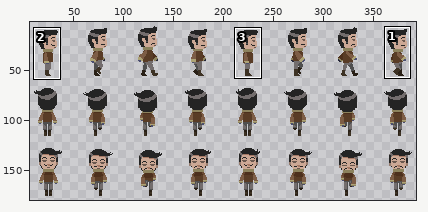
Two versions of one sprite sheet, assets/explorer_walk.png. The first picture is a wide view before the edit; the outline marks the close-up.
Close-up. Before the commit:
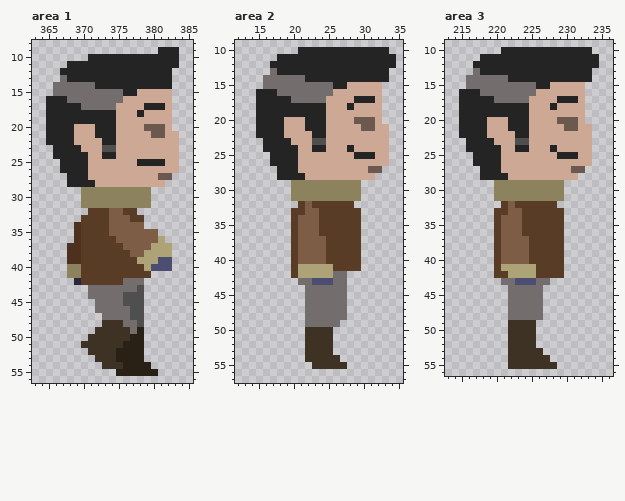
The file is 400x180 pixels. Colours within 5 levels of each other are drawn and written as one. Shown: area 1: x 363..385, y 8..56; area 2: x 12..35, y 9..57; area 3: x 213..236, y 9..56. The wide view leaves out empty margins. The commit also changed other parts of the picture, which this record leaves out.
After the commit:
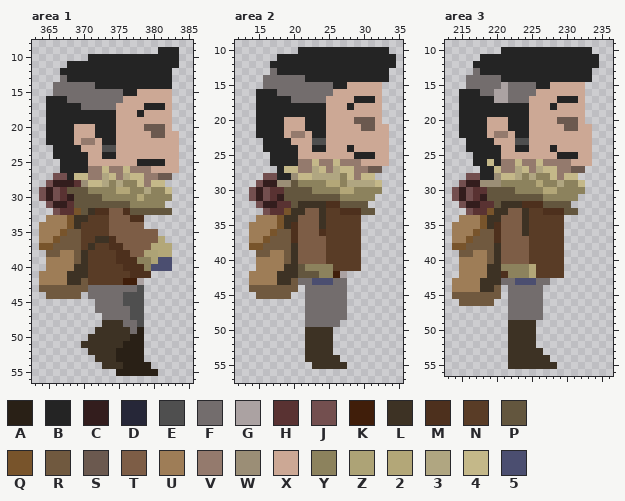
Palette (. is transparent): A #292016  B #242424  C #331d1d  D #262738  E #4f4f4f  F #736d6d  G #aba2a2  H #593232  J #734f4f  K #401e0a  L #3d3224  M #4d301d  N #593c26  P #63563e  Q #78542b  R #70593f  S #6b594f  T #7d5d46  U #9e7d57  V #947a6d  W #9b8e76  X #cca895  Y #8c825d  Z #ada376  2 #b3a778  3 #b0a681  4 #c4b889  5 #4b4e70
Changes in this commit:
Changed rows in their new state; - is an unchanged pixel.
Area 1:
first column x 370:
22 VV
first column x 364:
26 -------VV4VV4VVV---
27 --JJ-44VV34V344VV--
28 -JCCCHW443Y3YY4V44-
29 JCJHPPP----22--3YY4
30 JCJHCPPPP-----2-YYY
31 -JCCHPPPPPPPP---YY-
32 --JHHQPLMM--MPPPPPP
33 -UUUQLL------MM----
34 UUUUQL-------------
35 UUUQRR-------------
36 UUQRRR--LLM------2-
37 QQRRRR-L--MM----222
38 -RRUURL----MM----22
39 -UUUURL----MMMYY---
40 -UUUULL-----MMMY---
41 UUUULLL------MMM---
42 UUUULLR-----KKG----
43 RRRRRRR------------
44 -RRRRR-------------
Area 2:
first column x 20:
22 VV
first column x 14:
26 -------VV4VV4VVV---
27 -----44VV34V344VV--
28 --JJ--W443333Y4V44-
29 -JCCWWP----22-33334
30 JCJHHPPPP----22-YYY
31 JCJHCPPPPPPPP---YY-
32 -JCCHHPLLLLMMPPPP--
33 --JHHQLL--L--MMMPP-
34 -UUUQLL---L--------
35 UUUUQLM---L--------
36 UUUQRRM---M--------
37 UUQRRRM------------
38 QQRRRRL------------
39 -RRUURL------------
40 -UUUURL------------
41 -UUUULLPYYYY-------
42 UUUULLLPPPYYKG-----
43 UUUULLR------------
44 RRRRRRR------------
45 -RRRRR-------------
Area 3:
first column x 220:
14 -B
15 -G
16 GG
17 GG
first column x 220:
22 VV
first column x 214:
26 -----4-VV4VV4VVVV--
27 ------4VV34V344VV--
28 --JJ--W443Y3YY4V44-
29 -JCCWWW-----2--3YY4
30 JCJHHPPPP----22-YYY
31 JCJHCPPPPPPPP---YY-
32 -JCCHHPLLLMMMPPPP--
33 --JHHQLL--L--MMMPP-
34 -UUUQLL---L--------
35 UUUUQLM---L--------
36 UUUQRRM---L--------
37 UUQRRRM------------
38 QQRRRRL------------
39 -RRUURL------------
40 -UUUURL------------
41 -UUUULLYYYY2-------
42 -UUUULLMYYY2-------
43 UUUULLL------------
44 UUUULLR------------
45 RRRRRRR------------
46 -RRRRR-------------
Where, in picture pixels (left, top, right, bottom), the same in both close-ups:
changed: (81, 138, 95, 145)
changed: (39, 166, 172, 299)
changed: (249, 131, 382, 299)
changed: (494, 75, 508, 103)
changed: (452, 131, 585, 306)
